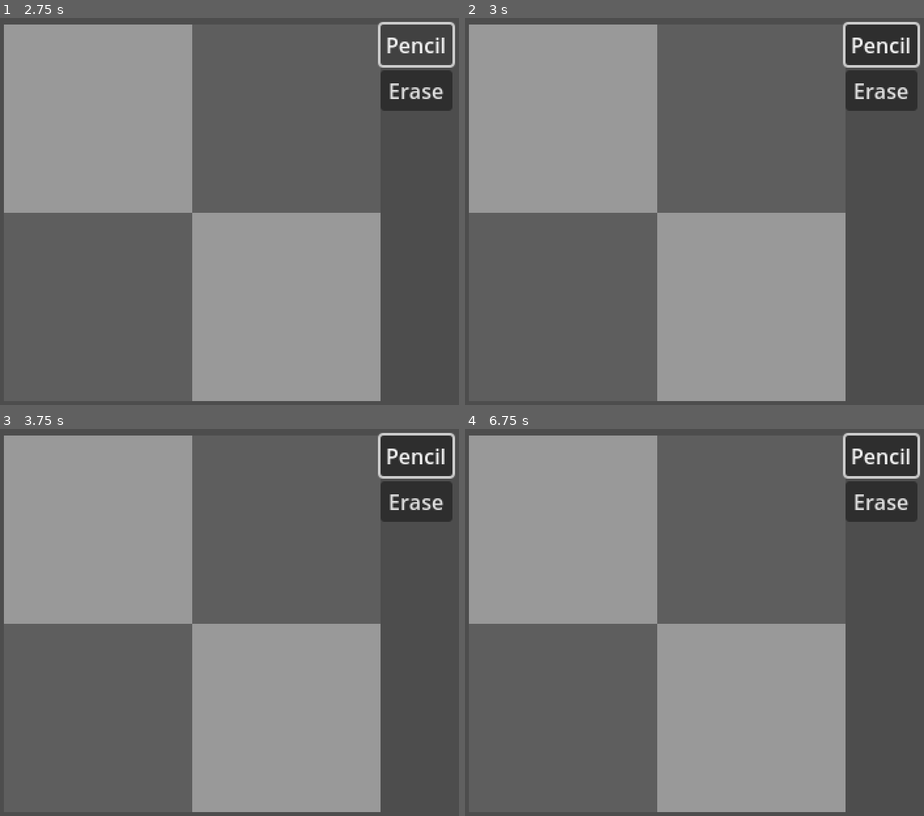
Above: before the commit, frames 1-4 (two rows, left to right).
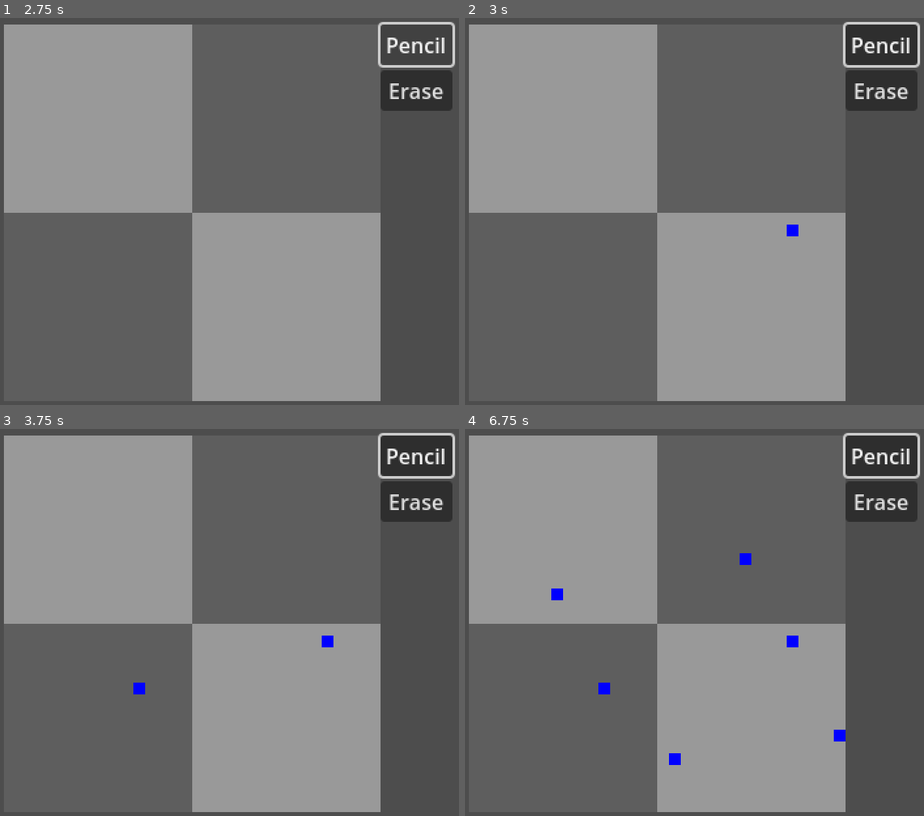
Above: after the commit, the same moments.

Repository: kennethbchen/Fireworkshop-Game
Game: Godot game, scene res://main.tscn
Same seed, same stepped clock (60 frames per second), same inputs: the game is played once before the commit and once after it.
Inputs (mouse positions are in pixels of both pictures, inside the frame that each line leads up to):
- Up to frame 1 (2.75 s): click "Pencil" at 0.5 s; click "Pencil" at 1.25 s; click "Pencil" at 2 s
- Up to frame 2 (3 s): tap Enter at 2.75 s; move the mouse to (795, 226) at 2.77 s; click (795, 226) at 2.92 s
- Up to frame 3 (3.75 s): tap Space at 3.5 s; move the mouse to (133, 684) at 3.52 s; click (133, 684) at 3.67 s
- Up to frame 4 (6.75 s): tap Enter at 4.25, 5.75 s; move the mouse to (740, 556) at 4.27 s; click (740, 556) at 4.42 s; tap Space at 5, 6.5 s; move the mouse to (671, 754) at 5.02 s; click (671, 754) at 5.17 s; move the mouse to (836, 730) at 5.77 s; click (836, 730) at 5.92 s; move the mouse to (552, 591) at 6.52 s; click (552, 591) at 6.67 s

Frame 1 is identical in both runs. In frame 2, less than 0.1% of the frame differs, in the area x 70-73%, y 53-57%; in frame 3, 0.2%; in frame 4, 0.5%, in the area x 18-83%, y 32-87%.

Commit message:
Made pencil and eraser work on click

Diff:
--- a/scripts/tools/eraser_tool.gd
+++ b/scripts/tools/eraser_tool.gd
@@ -1,4 +1,8 @@
 extends Tool
+
+func on_mouse_pressed(mouse_position: Vector2, frame: Frame):
+	super(mouse_position, frame)
+	frame.set_pixel_from_global_position(mouse_position, Color(0,0,0,0))
 
 func on_mouse_motion(mouse_position: Vector2, frame: Frame):
 	if active:
--- a/scripts/tools/pencil_tool.gd
+++ b/scripts/tools/pencil_tool.gd
@@ -1,4 +1,8 @@
 extends Tool
+
+func on_mouse_pressed(mouse_position: Vector2, frame: Frame):
+	super(mouse_position, frame)
+	frame.set_pixel_from_global_position(mouse_position, Color.BLUE)
 
 func on_mouse_motion(mouse_position: Vector2, frame: Frame):
 	if active:
